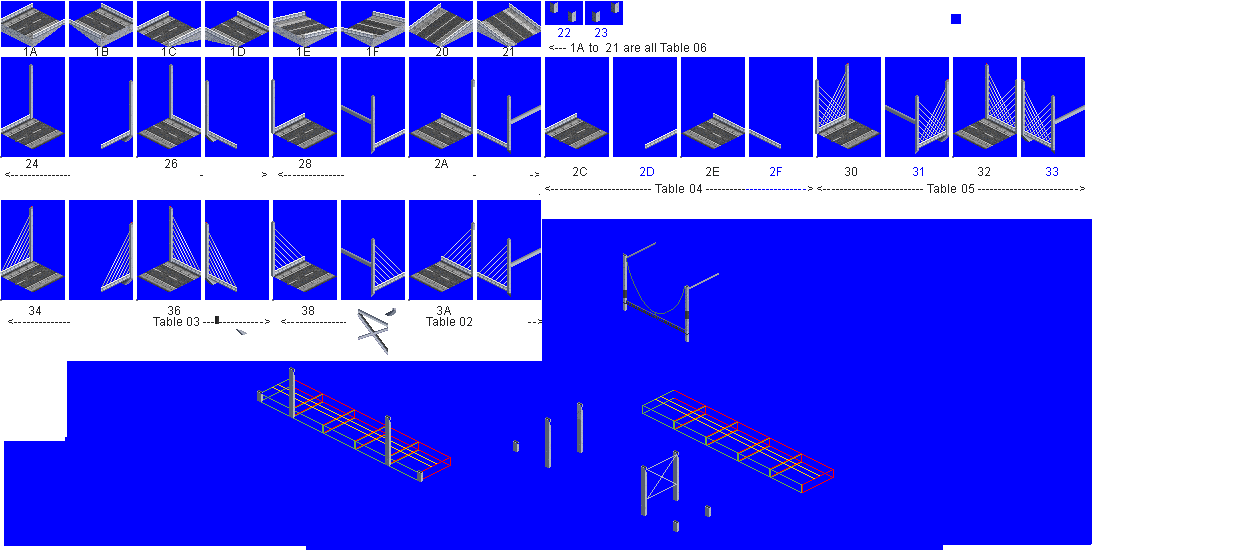
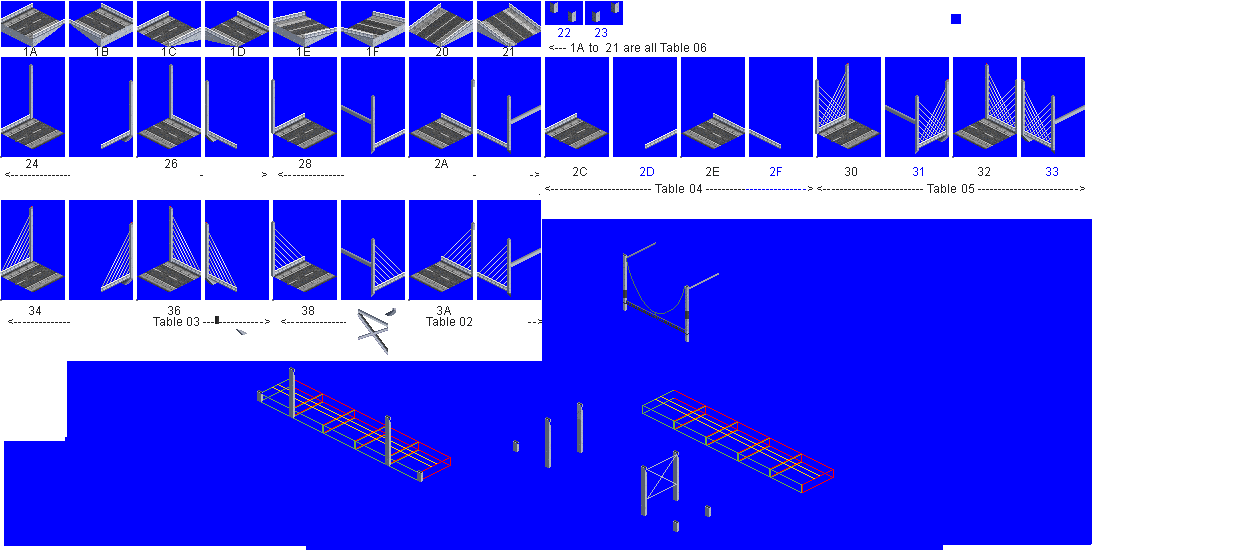
Layered file, before and after one edit (1234 x 550). Changes by layer:
added layer "Floated Layer" above "lite streetlamps" over [left=1, top=24, right=506, bottom=47]
painted on "new road" over [left=101, top=35, right=510, bottom=47]
hid "Pasted Layer #2" over [left=1, top=24, right=510, bottom=47]
